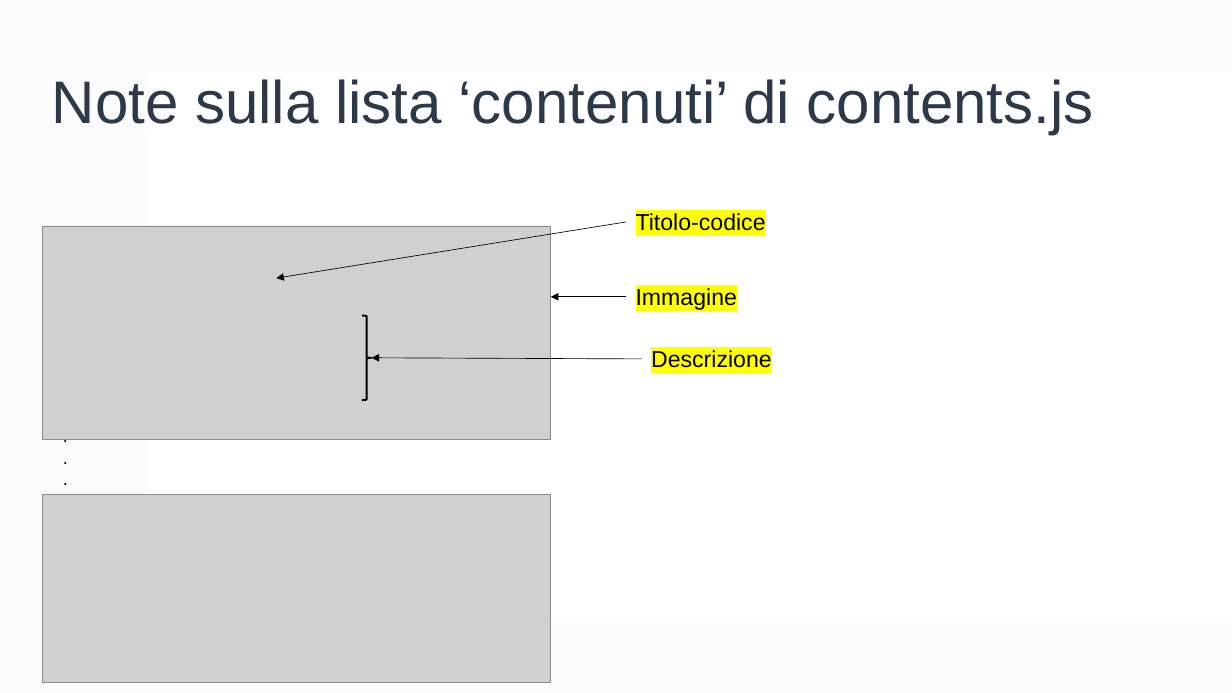
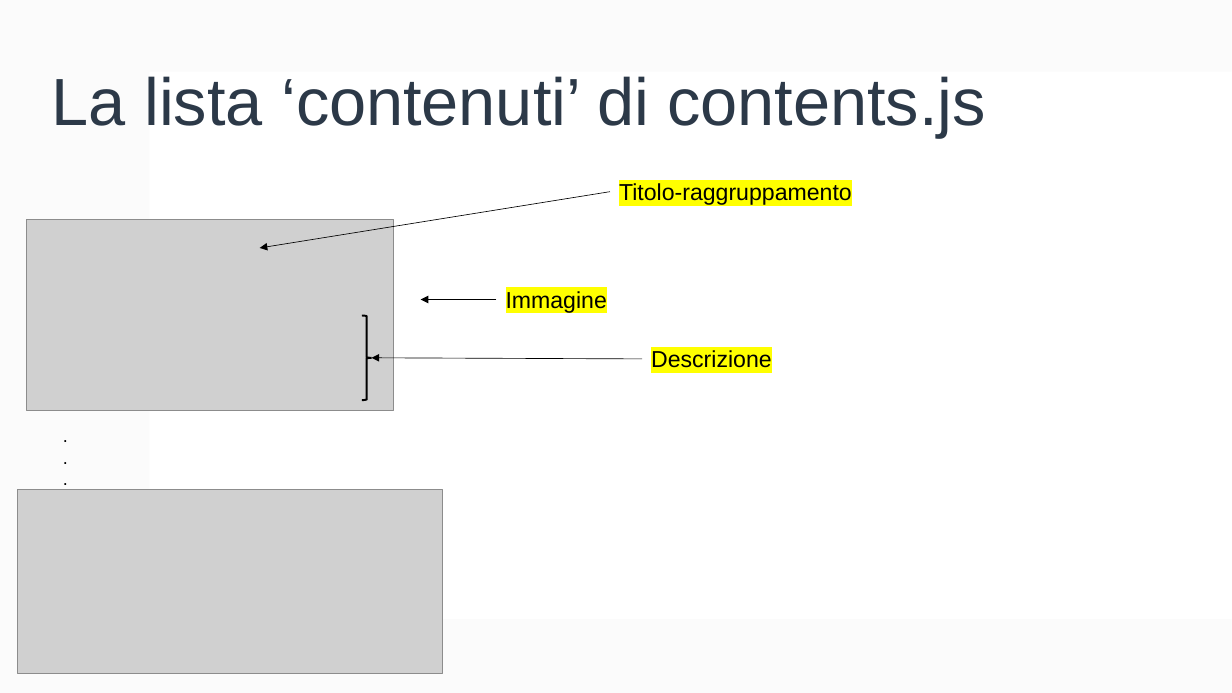
Before and after one commit to FrancescoCt/mhw2, a slide deck: slide 20 of mhw2.pptx. Drawn at 1232x693 pixels with LibreOffice and Linux fonts; fonts in the diff are those of the drawing; grey boxes stand for pictures. Boxes give left, top, right and bottom in pixels: in the first picture for what was removed or moved away, otherwise in the second. Text is boxed around its words. In the diff, an @@ line names an element or a change of style, - is before the commit and + after.

```diff
--- a/mhw2.pptx
+++ b/mhw2.pptx
@@ title at (52, 76, 986, 137): text changed; size 46.8 to 52 pt @@
-Note sulla lista ‘contenuti’ di contents.js
+La lista ‘contenuti’ di contents.js
@@ arrow moved from (627, 222) - (276, 278) to (610, 191) - (260, 248) @@
@@ text at (619, 183, 852, 205): text changed @@
-Titolo-codice
+Titolo-raggruppamento
@@ picture: place and size @@
-picture at (43, 226, 551, 440)
+picture at (27, 219, 394, 411)
@@ arrow moved from (627, 297) - (551, 297) to (496, 299) - (421, 299) @@
@@ text "Immagine": place and size @@
-text "Immagine" at (636, 288, 737, 310)
+text "Immagine" at (506, 291, 607, 314)
@@ picture: place and size @@
-picture at (43, 495, 551, 683)
+picture at (18, 490, 443, 673)
```
Also in this commit, not shown: 10 other slides changed, 6 other files.
